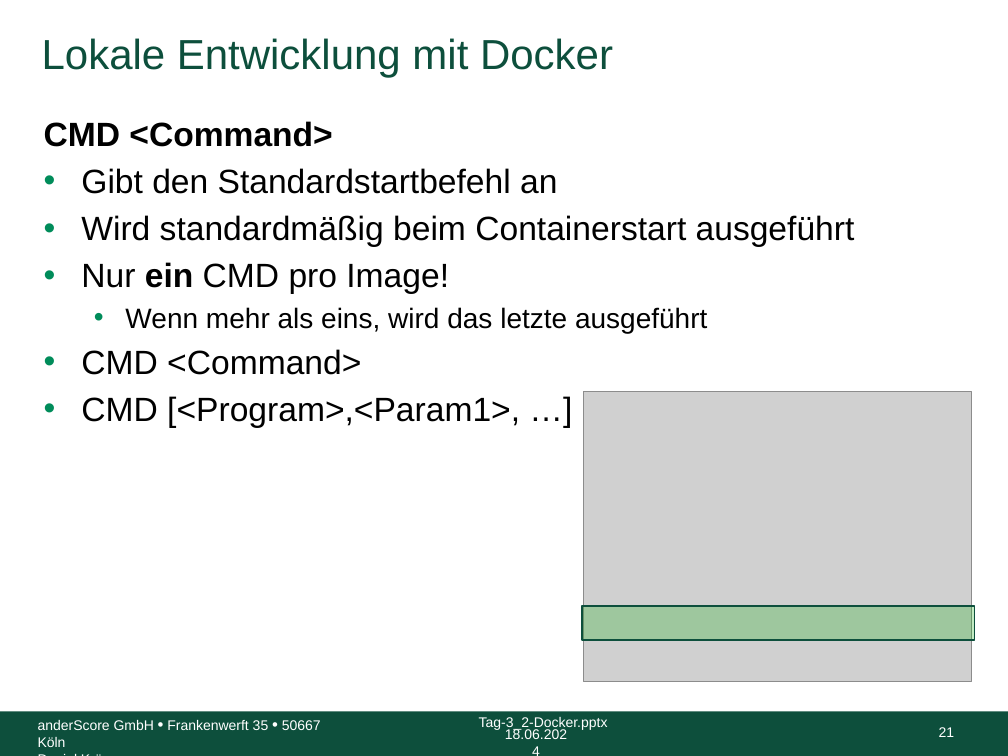
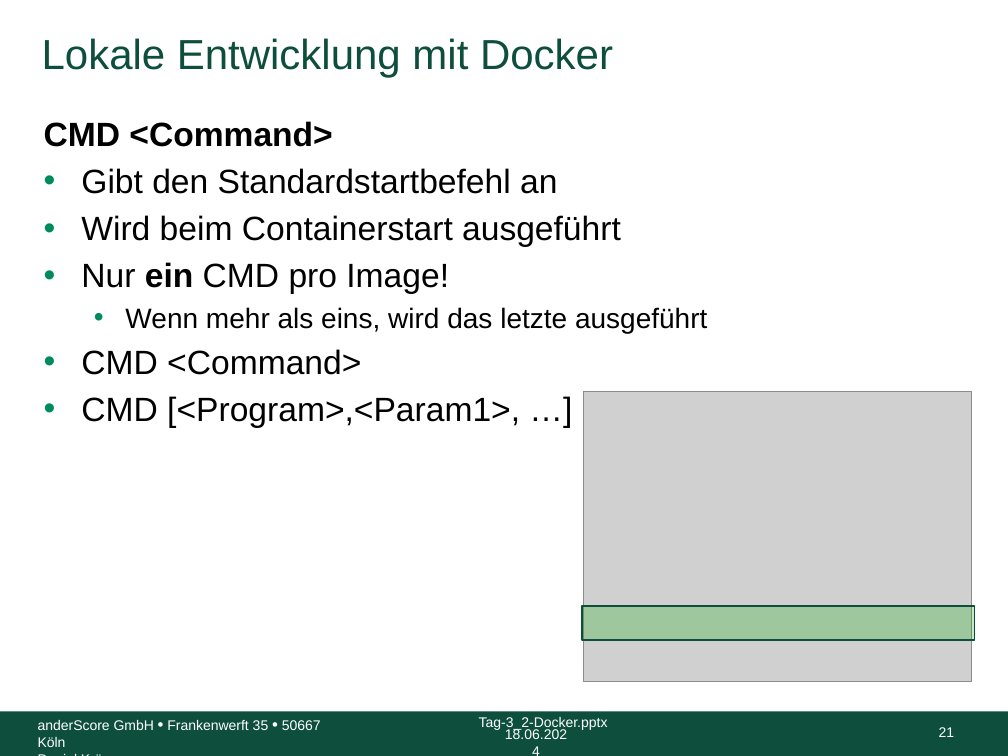
Before and after one commit to anderscore-gmbh/gitlab, a slide deck: slide 21 of slides/Tag-3_2-Docker.pptx. Drawn at 1008x756 pixels with LibreOffice and Linux fonts; fonts in the diff are those of the drawing; grey boxes stand for pictures; background and template pictures are left out. Boxes give left, top, right and bottom in pixels: in the first picture for what was removed or moved away, otherwise in the second. Text is boxed around its words. In the diff, an @@ line names an element or a change of style, - is before the commit and + after.

```diff
--- a/slides/Tag-3_2-Docker.pptx
+++ b/slides/Tag-3_2-Docker.pptx
@@ text at bbox=[81, 215, 621, 247]: text changed @@
-• Wird standardmäßig beim Containerstart ausgeführt
+• Wird beim Containerstart ausgeführt
```
Also in this commit, not shown: 4 other slides changed, 5 other files.
